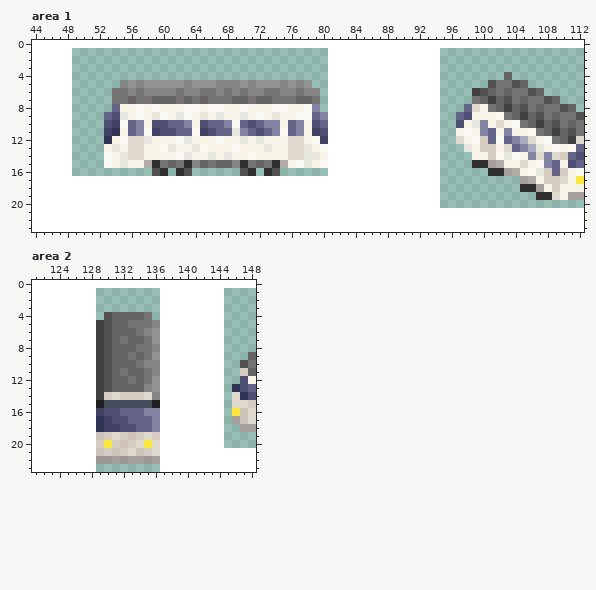
Pixel-art file, stored at src/trams/kumamoto/8800/kuma8800.aseprite. Above, as it was before the edit.
248x25 pixels, 1 frame. Colours within 5 levels of each other are drawn and written as one. Shown: area 1: x 44..112, y 0..23; area 2: x 121..148, y 0..23. The commit also changed other parts of the picture, which this record leaves out.
After:
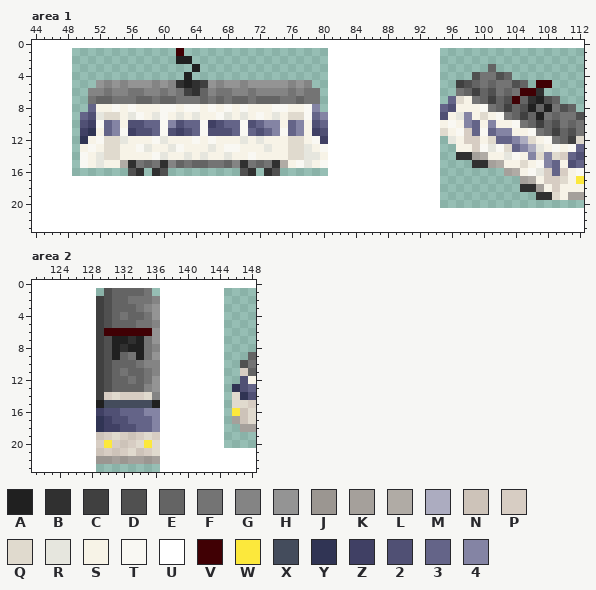
Palette (. is transparent): A #202020  B #303030  C #404040  D #505050  E #646464  F #747474  G #848484  H #949494  J #9b9691  K #a5a09b  L #b0aba5  M #acacc0  N #cdc3b9  P #d7cdc3  Q #e0dace  R #e6e6de  S #f7f3e7  T #f9f8f3  U #ffffff  V #400004  W #fce83c  X #444c5c  Y #303454  Z #404064  2 #505074  3 #646488  4 #8484a4
The edit:
layer "Panto03" now shown
Changed rows in their new state; - is an unchanged pixel.
Area 1, layers "Panto03", "8800":
first column x 50:
 1 ------------V----------------------------------------------
 2 ------------AA---------------------------------------------
 3 --------------A------------------------------------E-------
 4 -------------A-----------------------------------DFFD------
 5 --HGH--H-G-GBABC--HHGH---HGHG------------------CDEFE-----VV
 6 -GGFGGF---F--CBEGF--GF-GG-FGFF-----------------FE-ED---VVB-
 7 -FEE--FEEF---F---E------E---F-----------------3QS-----V-BA-
 8 -3SST-TS-STT-----ST--------------------------32SSST-----A-A
 9 32RQQSR------SRS-TR-------QQ-----------------2SR4-Q------A-
10 2ZT34S2233T4233TZ233T------------------------STS43S4S------
11 ZYS34TZ223T-Z23T-223T------------------------QSTP3T-4------
12 YSTQQRSSSTR-SST-TS----------------------------RSPPSQ3------
13 STSQQ-STR-S-T-SSR-T----------------------------SSPTRT------
14 TSRQQSSS-TR-S--RS------------------------------BBKLSS------
15 TSRS-LBFEFBGEFE--F-----------------------------------------
16 ------DB-BD-..-------------------------------------..------
Area 2, layers "Panto03", "8800":
first column x 129:
 1 -DEEEEF-
 2 CDEEFFFG
 3 CDEEEFGH
 4 C--F---H
 5 ----E---
 6 -VVVVVV-
 7 --AABA--
 8 --ABAA--
 9 --A--A--
Boxes around the changes in both pictures, in picture pixels (x1, y1, x2, y2):
changed: (80, 48, 320, 176)
changed: (440, 64, 552, 176)
changed: (96, 288, 160, 360)
